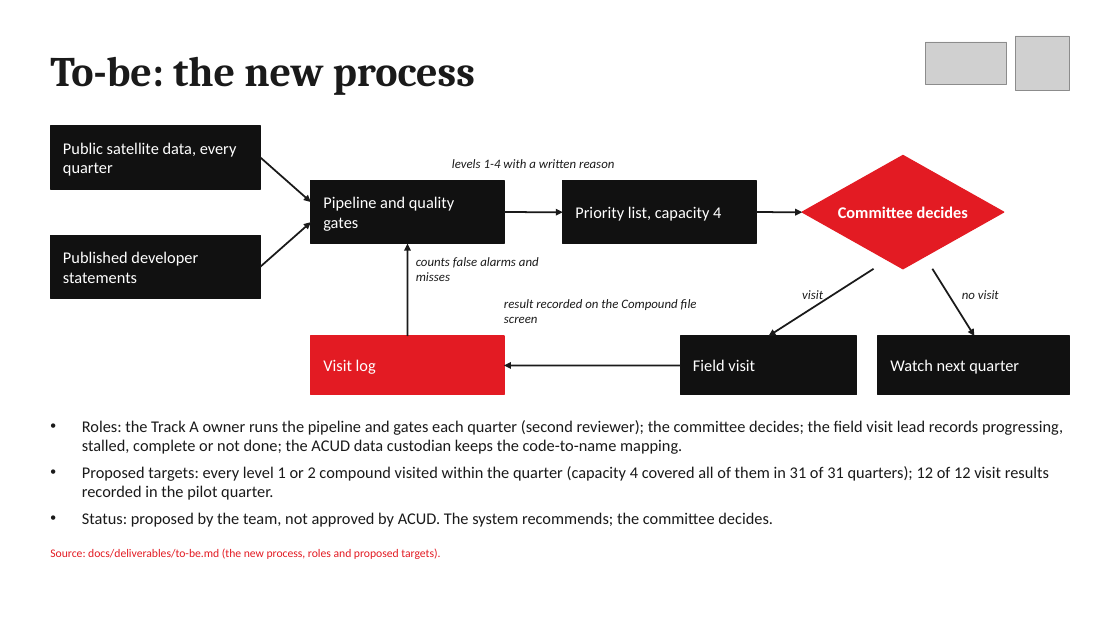
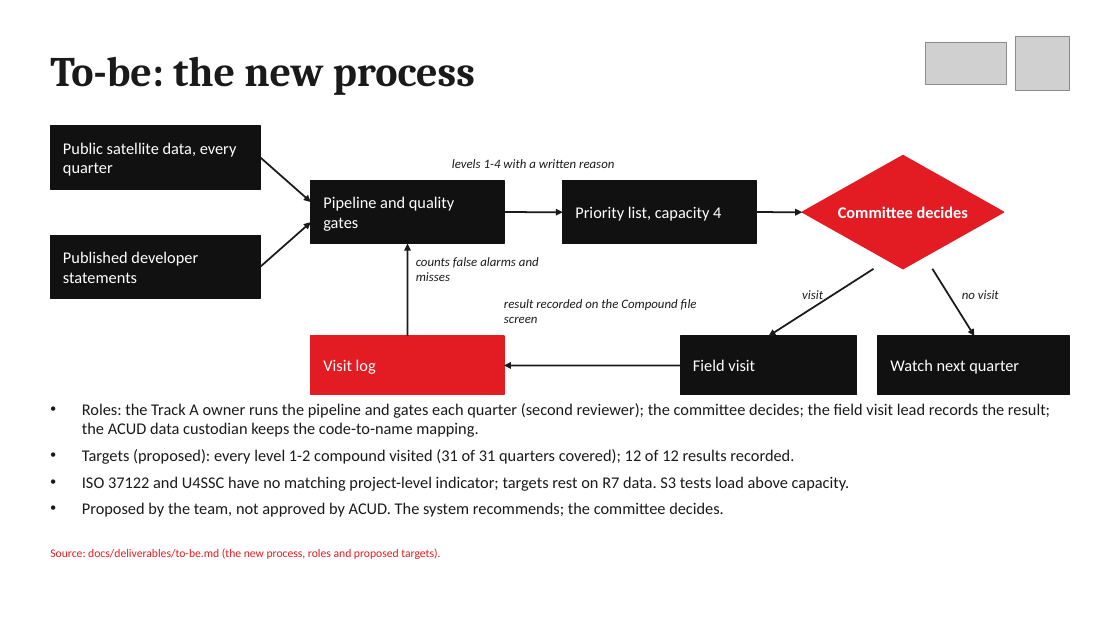
Before and after one commit to elsayedelmandoh/spaceeye-geoai, a slide deck: slide 5 of docs/deliverables/01-presentation/presentation.pptx. Drawn at 1120x630 pixels with LibreOffice and Linux fonts; fonts in the diff are those of the drawing; grey boxes stand for pictures. Boxes give left, top, right and bottom in pixels: in the first picture for what was removed or moved away, otherwise in the second. Text is boxed around its words. In the diff, an @@ line names an element or a change of style, - is before the commit and + after.

```diff
--- a/docs/deliverables/01-presentation/presentation.pptx
+++ b/docs/deliverables/01-presentation/presentation.pptx
@@ text at (x1=82, y1=403, x2=1050, y2=517): text changed @@
-• Roles: the Track A owner runs the pipeline and gates each quarter (second reviewer); the committee decides; the field visit lead records progressing, stalled, complete or not done; the ACUD data custodian keeps the code-to-name mapping.
-• Proposed targets: every level 1 or 2 compound visited within the quarter (capacity 4 covered all of them in 31 of 31 quarters); 12 of 12 visit results recorded in the pilot quarter.
-• Status: proposed by the team, not approved by ACUD. The system recommends; the committee decides.
+• Roles: the Track A owner runs the pipeline and gates each quarter (second reviewer); the committee decides; the field visit lead records the result; the ACUD data custodian keeps the code-to-name mapping.
+• Targets (proposed): every level 1-2 compound visited (31 of 31 quarters covered); 12 of 12 results recorded.
+• ISO 37122 and U4SSC have no matching project-level indicator; targets rest on R7 data. S3 tests load above capacity.
+• Proposed by the team, not approved by ACUD. The system recommends; the committee decides.
```
Also in this commit, not shown: 9 other slides changed, 5 other files.
